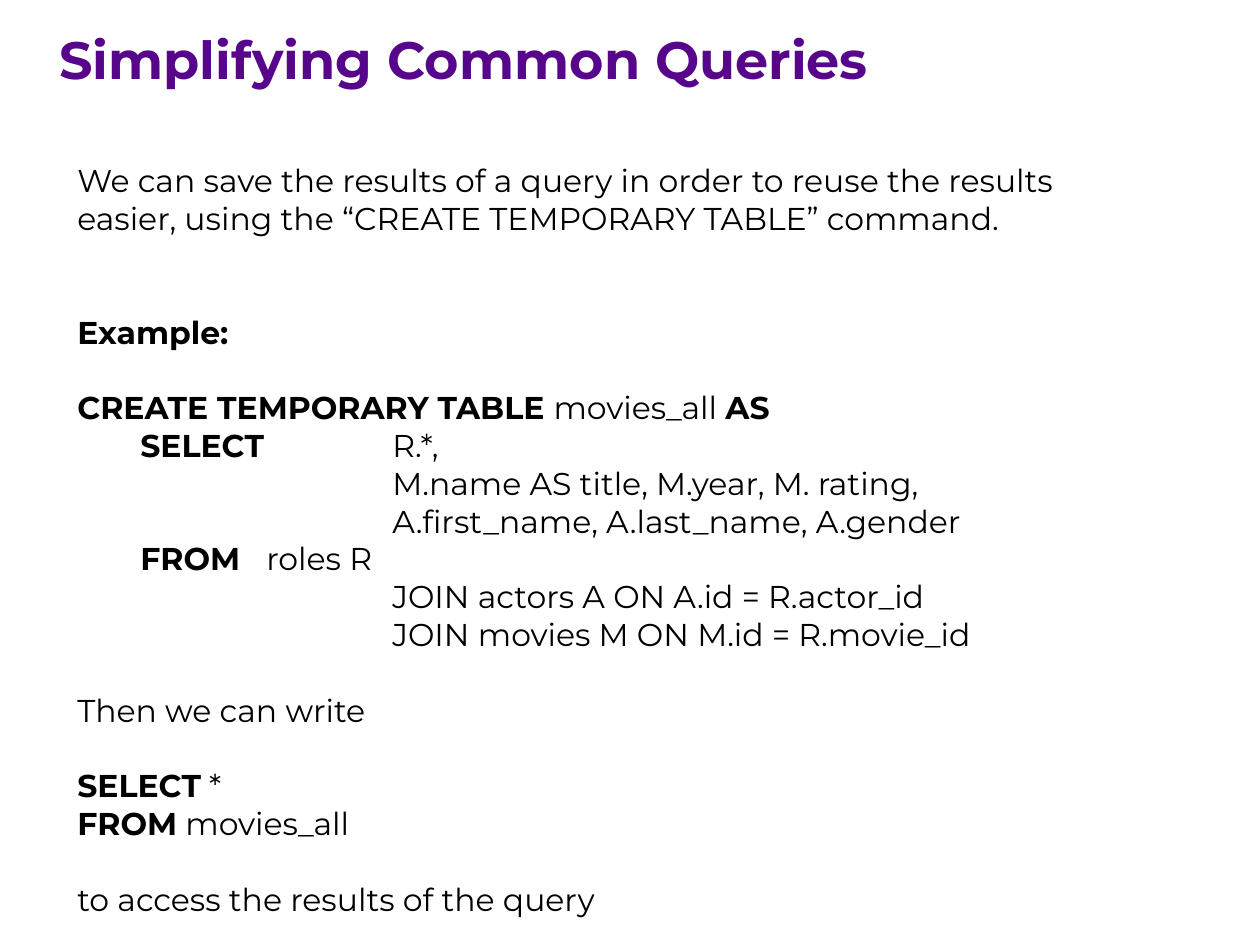
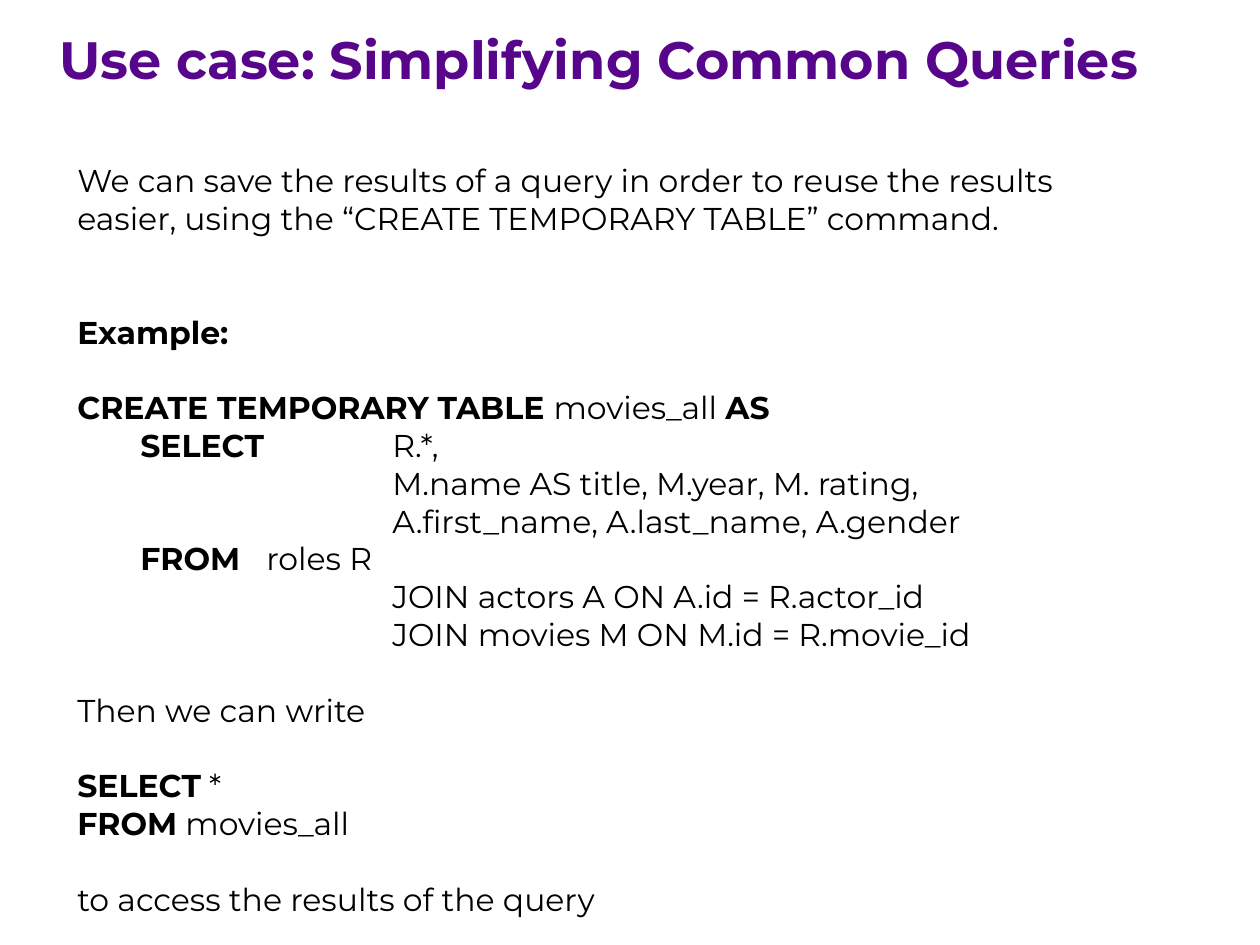
Before and after one commit to ipeirotis/introduction-to-databases, a slide deck: slide 13 of session6/F-SQL_Subqueries.pptx. Drawn at 1260x945 pixels with LibreOffice and Linux fonts; fonts in the diff are those of the drawing. Boxes give left, top, right and bottom in pixels: in the first picture for what was removed or moved away, otherwise in the second. Text is boxed around its words. In the diff, an @@ line names an element or a change of style, - is before the commit and + after.

```diff
--- a/session6/F-SQL_Subqueries.pptx
+++ b/session6/F-SQL_Subqueries.pptx
@@ text at <box>59,37,1138,90</box>: text changed @@
-Simplifying Common Queries
+Use case: Simplifying Common Queries
```
Also in this commit, not shown: 10 other slides changed, 5 slides added, 2 slides removed.
